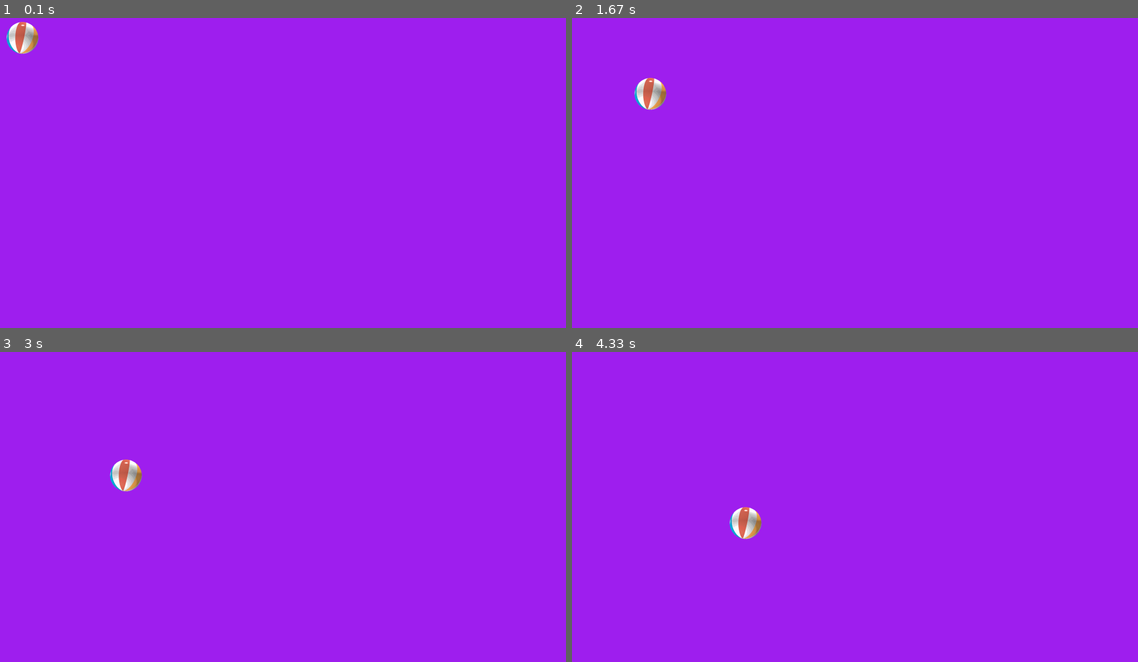
Above: before the commit, frames 1-4 (two rows, left to right).
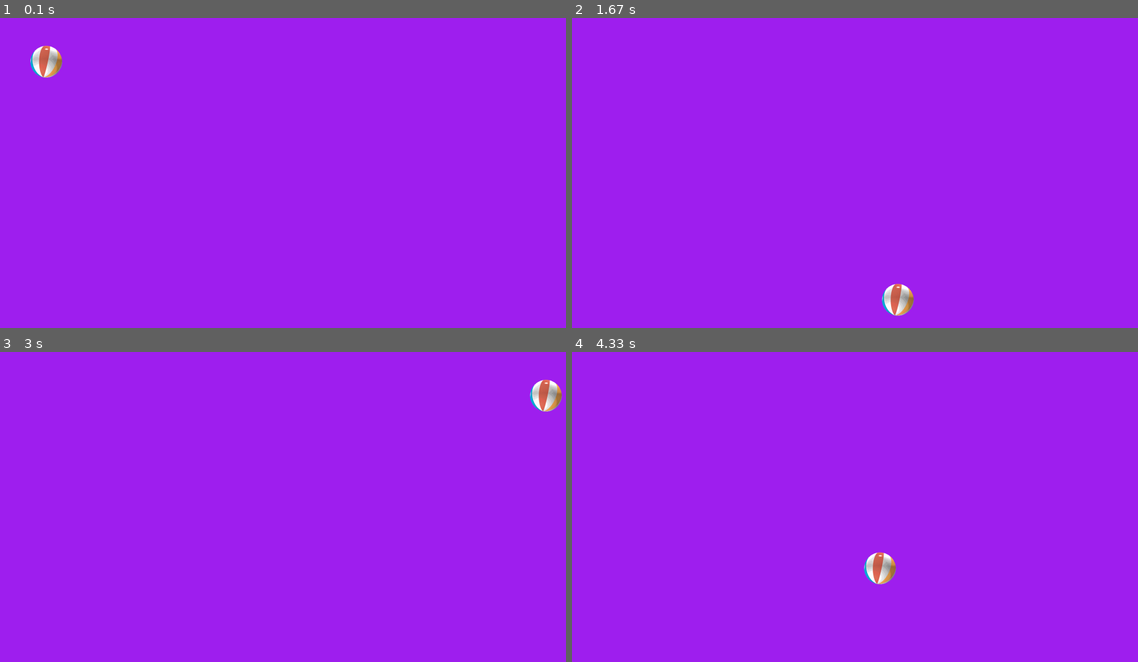
Above: after the commit, the same moments.

Repository: LonelyOrc/pygame_learning
Game: pygame game, started from bouncing_ball_tutorial/pygame_test.py
Same seed, same stepped clock (60 frames per second), same inputs: the game is played once before the commit and once after it.
Inputs:
- Up to frame 1 (0.1 s): no input
- Up to frame 2 (1.67 s): no input
- Up to frame 3 (3 s): no input
- Up to frame 4 (4.33 s): no input

The runs differ from the first frame. In frame 1, 0.9% of the frame differs, in the area x 1-11%, y 1-20%; in frame 2, 0.9%; in frame 3, 0.9%; in frame 4, 0.9%.

Commit message:
Adding comments based on learnings from tutorial

Diff:
--- a/bouncing_ball_tutorial/pygame_test.py
+++ b/bouncing_ball_tutorial/pygame_test.py
@@ -1,25 +1,37 @@
-import sys, pygame
-pygame.init()
+import sys, pygame # importing the necessary modules
+pygame.init() # initializing the pygame modules for use in our program
 
-size = width, height = 1920, 1080
-speed = [2, 2]
-black = 0, 0, 0
+size = width, height = 1920, 1080 # Setting the size of the display window
+speed = [10, 10]
 
-screen = pygame.display.set_mode(size)
+screen = pygame.display.set_mode(size) # Creating a graphical window - the display.set_mode() function
+                                       # creates a new surface object that represents the actual displayed graphics.
+                                       # Any drawing done will be visible on the monitor.
 
-ball = pygame.image.load("intro_ball.gif")
-ballrect = ball.get_rect()
+ball = pygame.image.load("intro_ball.gif") # Loading our image of a ball for use in the display
+                                           # The pygame.image.load() function returns us a surface with the ball data.
+                                           # The surface will keep any colorkey or alpha transparency from the file.
 
+ballrect = ball.get_rect() # rect object type represents a rectangular area.
+
+# Pygame Game loop
 while True:
-    for event in pygame.event.get():
-        if event.type == pygame.QUIT: sys.exit()
+    for event in pygame.event.get(): # checking for user input
+        if event.type == pygame.QUIT: sys.exit() # if user click's the X on the application, the while loop exits
 
-    ballrect = ballrect.move(speed)
+    ballrect = ballrect.move(speed) # Moving the ball by the current speed
+
+    # reverse the speed if the ball has moved outside the screen.
     if ballrect.left < 0 or ballrect.right > width:
         speed[0] = -speed[0]
     if ballrect.top < 0 or ballrect.bottom > height:
         speed[1] = -speed[1]
 
-    screen.fill("purple")
-    screen.blit(ball, ballrect)
-    pygame.display.flip()
+    screen.fill("purple") # erase screen by filing it with purple color
+    screen.blit(ball, ballrect) # surface.blit() method draws images. Blit means copying pixel colors from one image to another
+                                # We pass the blit method a source surface to copy from, and a position to place the source onto
+                                # the destination
+    pygame.display.flip() # This method allows what we've drawn on the screen surface to become visible.
+                          # Pygame manages the display with a double buffer. This buffering makes sure we only see completely drawn
+                          # frames on the screen. Without it, the user would see the half completed parts of the screen as they are being
+                          # created.
